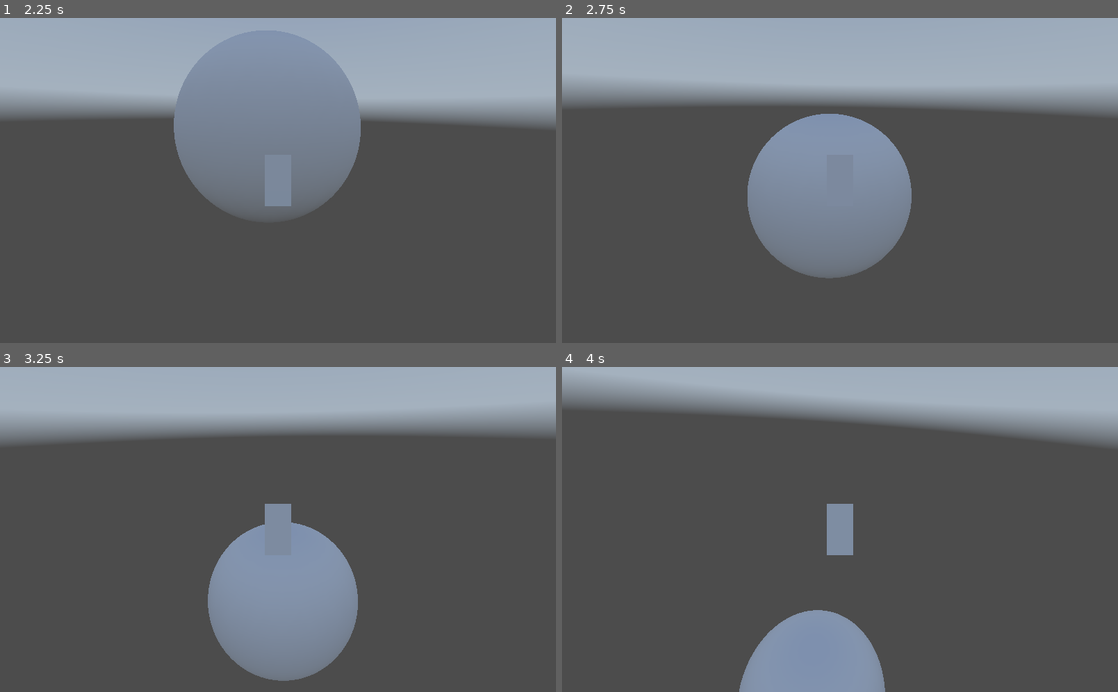
Above: before the commit, frames 1-4 (two rows, left to right).
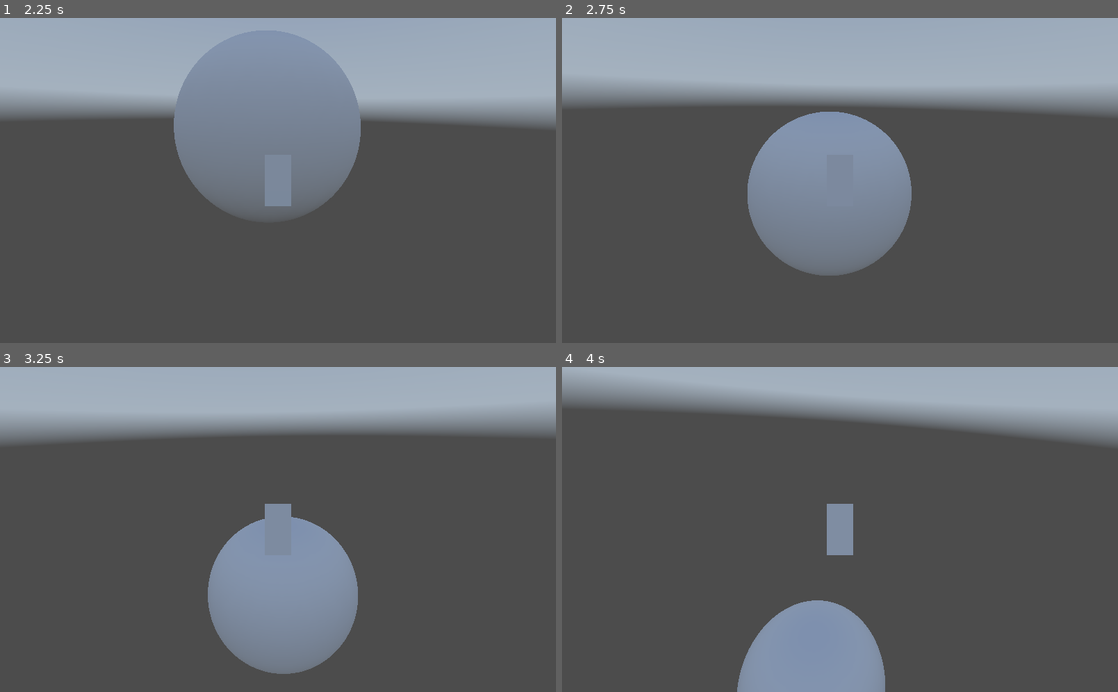
Above: after the commit, the same moments.

Repository: Alkamist/SpaceGameGodot
Game: Godot game, scene res://TestScene.tscn
Same seed, same stepped clock (60 frames per second), same inputs: the game is played once before the commit and once after it. A sky picture missing from this copy of the repository is replaced by a grey-blue gradient.
Inputs (mouse positions are in pixels of both pictures, inside the frame that each line leads up to):
- Up to frame 1 (2.25 s): move the mouse to (305, 180) at 0.52 s; hold Space (jump) 0.53-1.28 s; hold W (move_forward) from 0.53 s (still down); move the mouse to (250, 180) at 1.27 s; tap Space (jump) at 1.35, 1.52, 1.82 s; move the mouse to (289, 174) at 2.02 s; hold Space (jump) from 2.03 s (still down)
- Up to frame 2 (2.75 s): keep holding W (move_forward); keep holding Space (jump)
- Up to frame 3 (3.25 s): keep holding W (move_forward); move the mouse to (272, 536) at 2.77 s; release Space (jump) at 2.78 s; tap Space (jump) at 2.85, 3.02 s
- Up to frame 4 (4 s): keep holding W (move_forward); tap Space (jump) at 3.32 s; move the mouse to (878, 532) at 3.52 s; hold Space (jump) from 3.53 s (still down)

Frame 1 is identical in both runs. In frame 2, 0.4% of the frame differs, in the area x 33-63%, y 28-81%; in frame 3, 1.0%, in the area x 37-65%, y 46-97%; in frame 4, 0.9%.

Commit message:
Remove traction while not in an atmosphere.

Diff:
--- a/CharacterController.gd
+++ b/CharacterController.gd
@@ -12,15 +12,16 @@
 export(float) var air_speed := 40.0
 export(float) var air_acceleration := 200.0
 export(float) var air_traction := 3.0
-export(float) var jetpack_speed := 100.0
+export(float) var jetpack_speed := 80.0
 export(float) var jetpack_acceleration := 200.0
-export(float) var jump_strength := 50.0
+export(float) var jump_strength := 35.0
 
 onready var gravity_list: GravityList = get_node(gravity_list_path)
 onready var gravity_tween: Tween = get_node(gravity_tween_path)
 onready var head: Spatial = get_node(head_path)
 
 var is_on_ground := false
+var is_in_atmosphere := false
 var closest_gravity_source: GravitySource
 var bound_gravity_source: GravitySource
 var gravity_normal: Vector3
@@ -172,9 +173,13 @@
         update_gravity_source()
 
     if bound_gravity_source:
-        gravity_normal = vector_to_gravity_source(bound_gravity_source).normalized()
+        var gravity_vector: Vector3 = vector_to_gravity_source(bound_gravity_source)
+        gravity_normal = gravity_vector.normalized()
         up_normal = -gravity_normal
+        is_in_atmosphere = gravity_vector.length() - (bound_gravity_source.source_radius + bound_gravity_source.full_gravity_distance) < 0.0
         handle_gravity_rotation()
+    else:
+        is_in_atmosphere = false
 
     check_if_on_ground(0.2)
 
@@ -183,12 +188,11 @@
             velocity += up_normal * jump_strength
 
         handle_horizontal_movement(delta, ground_speed, ground_acceleration, ground_traction)
-
     else:
         if Input.is_action_pressed("jump"):
             handle_jetpack_movement(delta)
 
-        handle_horizontal_movement(delta, air_speed, air_acceleration, air_traction)
+        handle_horizontal_movement(delta, air_speed, air_acceleration, air_traction if is_in_atmosphere else 0.0)
 
     move(velocity * delta)
 
